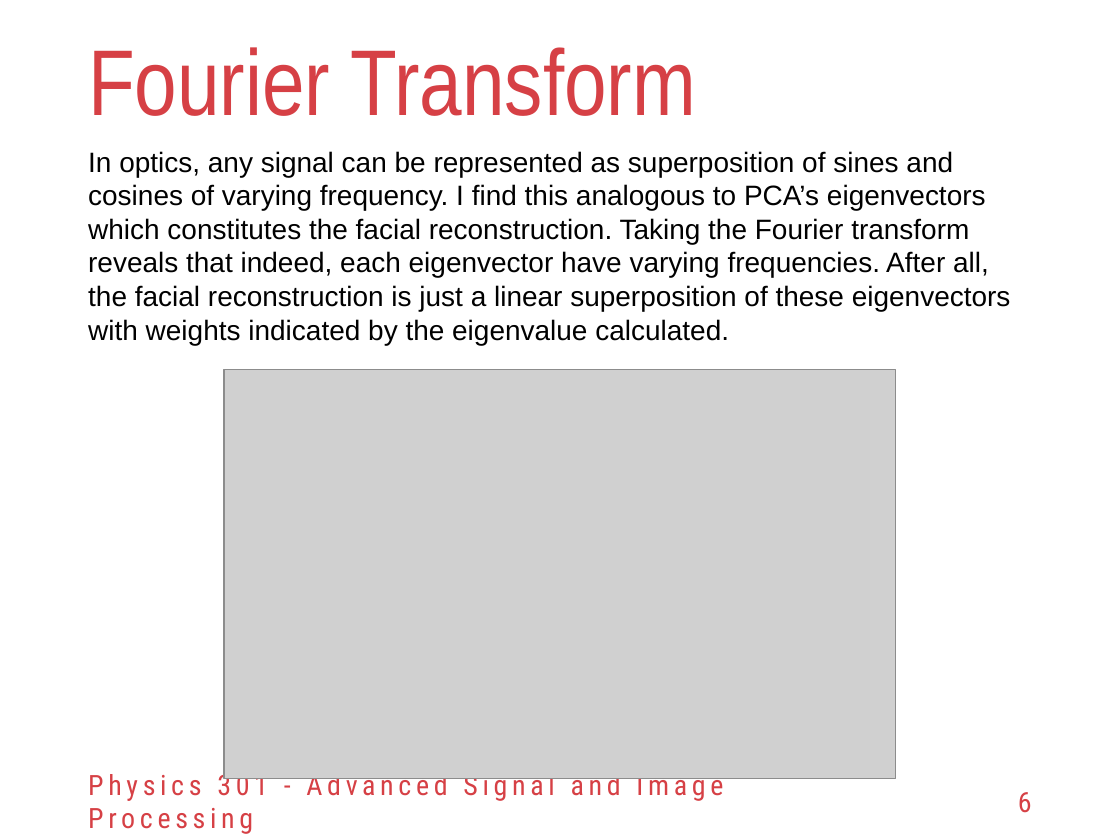
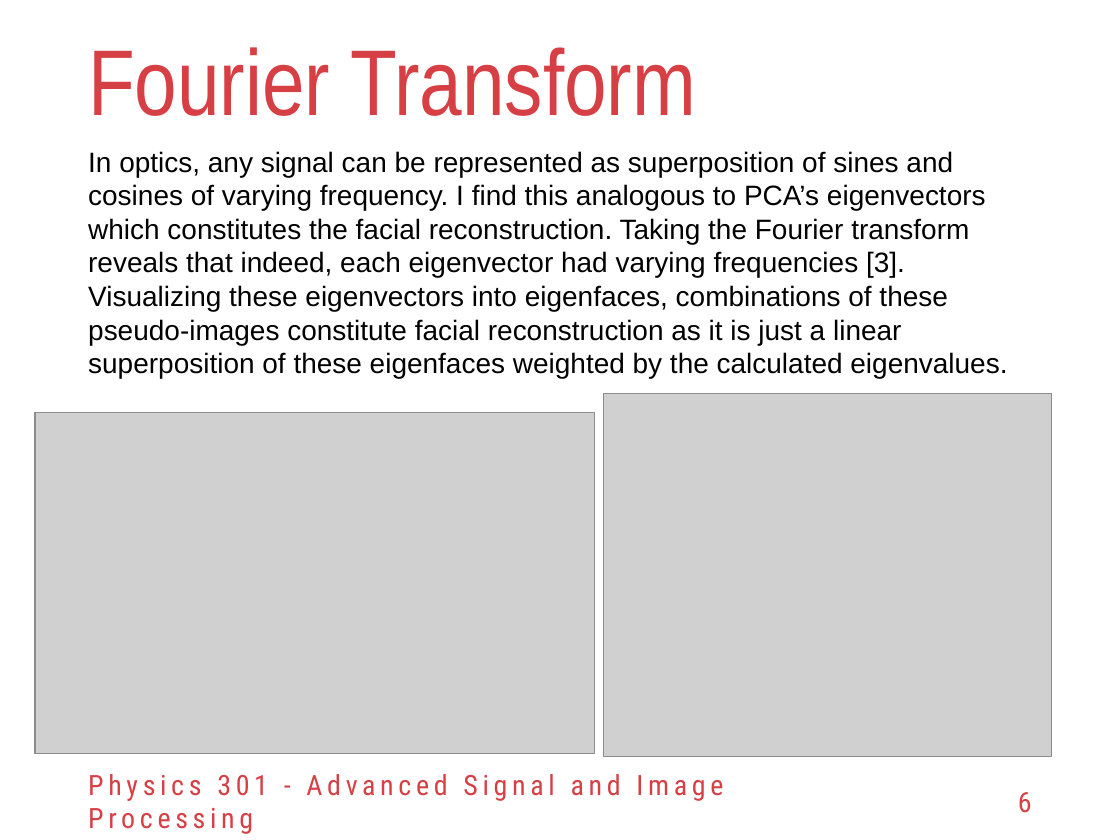
Before and after one commit to reneprincipejr/Physics-301, a slide deck: slide 6 of 03 PCA for Compression/Activity 3 - PCA for Compression.pptx. Drawn at 1120x840 pixels with LibreOffice and Linux fonts; fonts in the diff are those of the drawing; grey boxes stand for pictures; background and template pictures are left out. Boxes give left, top, right and bottom in pixels: in the first picture for what was removed or moved away, otherwise in the second. Text is boxed around its words. In the diff, an @@ line names an element or a change of style, - is before the commit and + after.

```diff
--- a/03 PCA for Compression/Activity 3 - PCA for Compression.pptx
+++ b/03 PCA for Compression/Activity 3 - PCA for Compression.pptx
@@ text at <box>88,151,1007,378</box>: text changed @@
-In optics, any signal can be represented as superposition of sines and cosines of varying frequency. I find this analogous to PCA’s eigenvectors which constitutes the facial reconstruction. Taking the Fourier transform reveals that indeed, each eigenvector have varying frequencies. After all, the facial reconstruction is just a linear superposition of these eigenvectors with weights indicated by the eigenvalue calculated.
+In optics, any signal can be represented as superposition of sines and cosines of varying frequency. I find this analogous to PCA’s eigenvectors which constitutes the facial reconstruction. Taking the Fourier transform reveals that indeed, each eigenvector had varying frequencies [3]. Visualizing these eigenvectors into eigenfaces, combinations of these pseudo-images constitute facial reconstruction as it is just a linear superposition of these eigenfaces weighted by the calculated eigenvalues.
@@ picture: place and size @@
-picture at <box>224,370,896,778</box>
+picture at <box>35,412,595,753</box>
@@ picture added at <box>604,394,1052,757</box> @@
```
Also in this commit, not shown: 5 other slides changed, 1 slide added, 2 slides removed, 7 other files.
